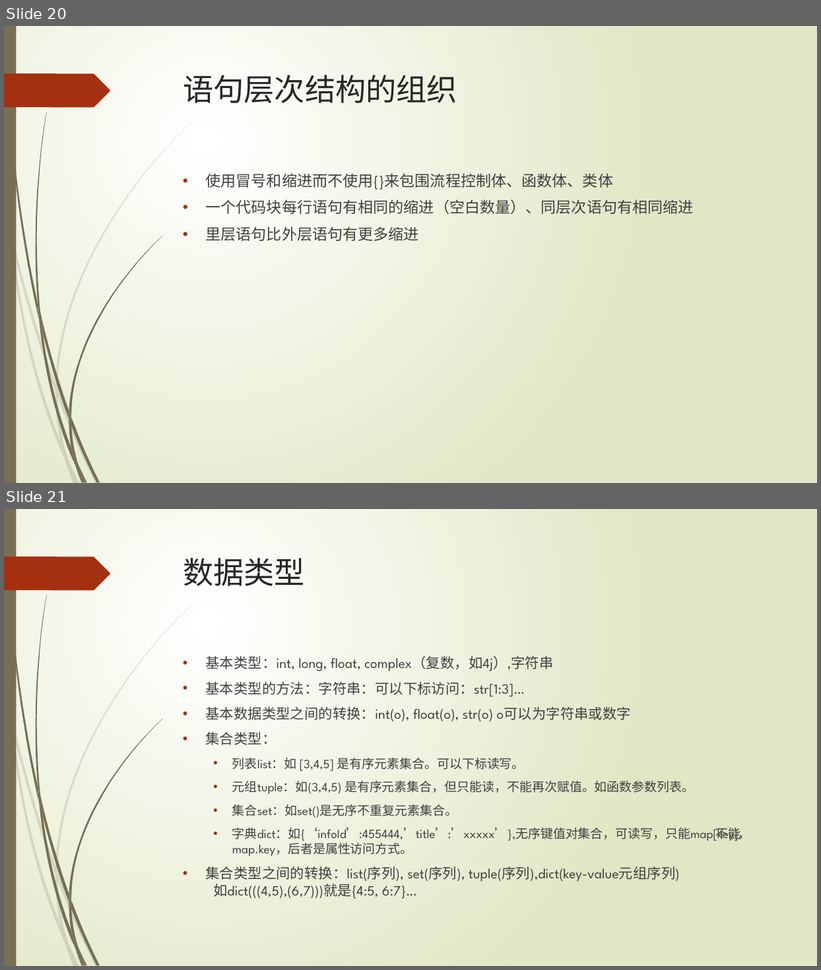
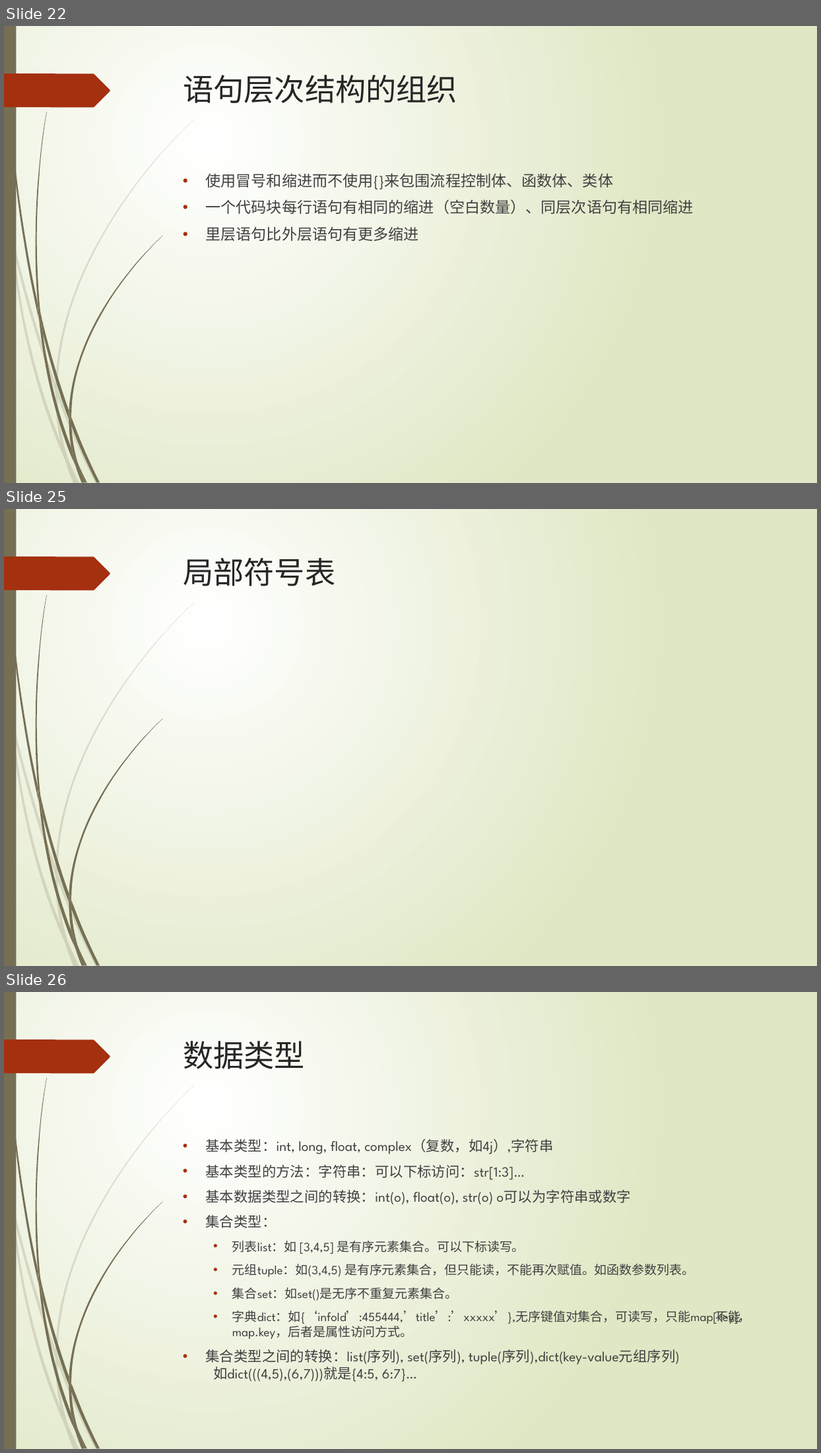
Before and after one commit to lspgithublxh/document, a slide deck: 编程语言/python/Python基础入门知识分享.pptx. Shown one above the other, each under a label of ours: slides 20 and 21 before the commit, slides 22, 25 and 26 after it; the slides between them are not shown. The pictures are 821x970 and 821x1453 pixels, drawn with LibreOffice and Linux fonts; fonts in the diff are those of the drawing. Boxes give left, top, right and bottom in pixels: in the first picture for what was removed or moved away, otherwise in the second. Text is boxed around its words. In the diff, an @@ line names an element or a change of style, - is before the commit and + after.

```diff
--- a/编程语言/python/Python基础入门知识分享.pptx
+++ b/编程语言/python/Python基础入门知识分享.pptx
@@ slide 25 added at [4, 509, 817, 966], background gradient #FFFFFF to #DFE8C4; not listed: 24 template elements that a slide beside it also shows @@
@@ title added at [183, 558, 335, 586], 36 pt, text #262626 @@
+局部符号表
@@ what was slide 20 is now slide 22 @@
@@ what was slide 21 is now slide 26 @@
```
Also in this commit, not shown: 3 slides changed, 10 other slides added, 6 other files.
